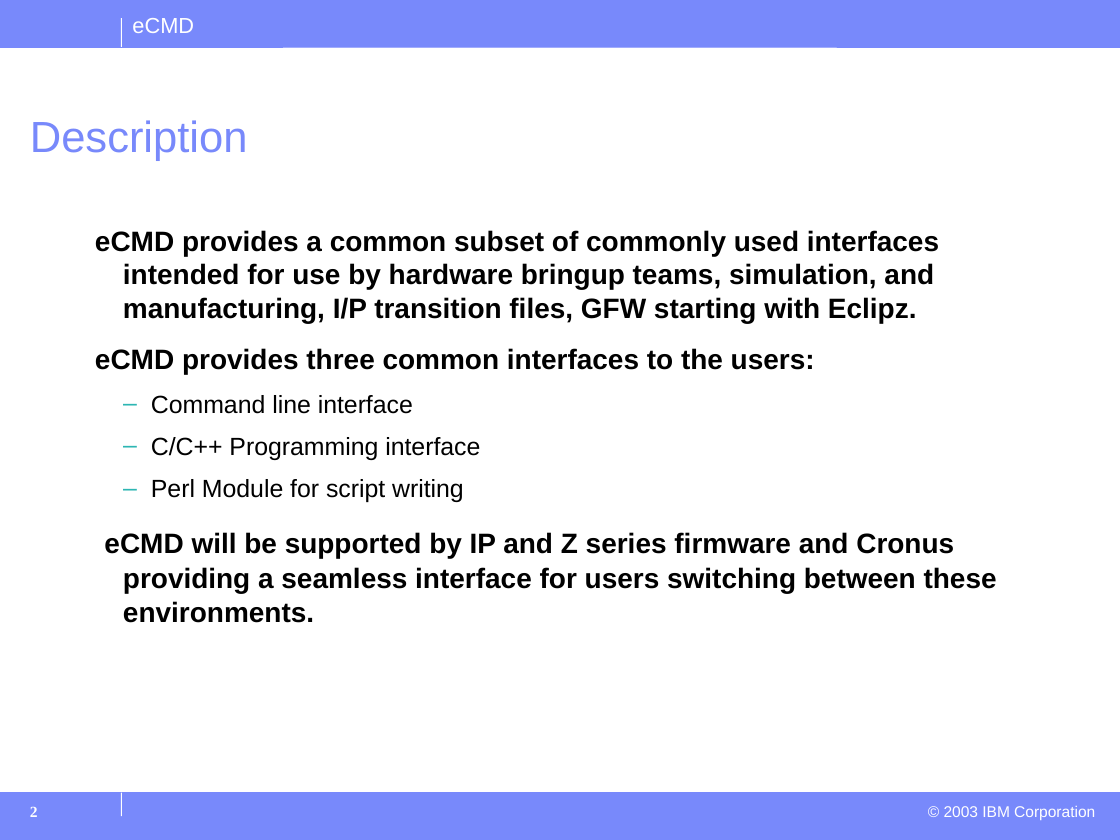
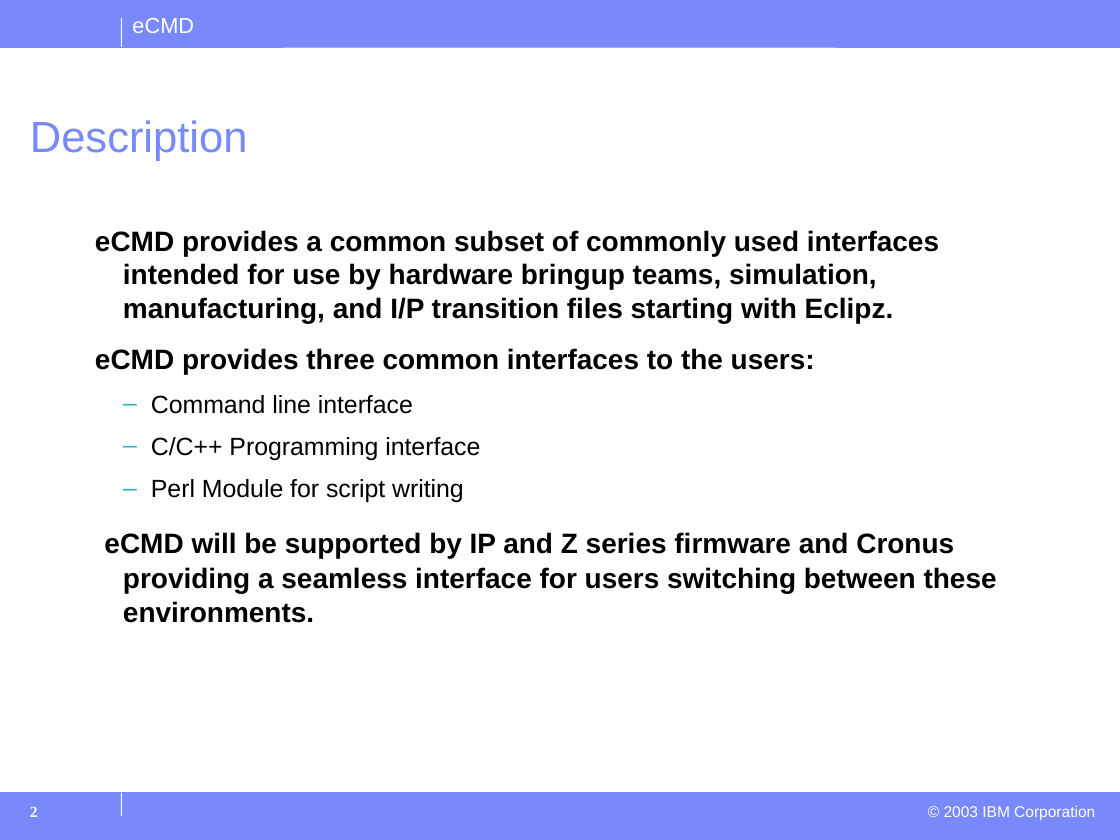
Before and after one commit to thejta/eCMD, a slide deck: slide 2 of docs/eCMDIntro.ppt. Drawn at 1120x840 pixels with LibreOffice and Linux fonts; fonts in the diff are those of the drawing; background and template pictures are left out. Boxes give left, top, right and bottom in pixels: in the first picture for what was removed or moved away, otherwise in the second. Text is boxed around its words. In the diff, an @@ line names an element or a change of style, - is before the commit and + after.

```diff
--- a/docs/eCMDIntro.ppt
+++ b/docs/eCMDIntro.ppt
@@ text at (x1=95, y1=230, x2=939, y2=323): text changed @@
-eCMD provides a common subset of commonly used interfaces intended for use by hardware bringup teams, simulation, and manufacturing, I/P transition files, GFW starting with Eclipz.
+eCMD provides a common subset of commonly used interfaces intended for use by hardware bringup teams, simulation, manufacturing, and I/P transition files starting with Eclipz.
```
Also in this commit, not shown: 2 other slides changed, 1 other file.
